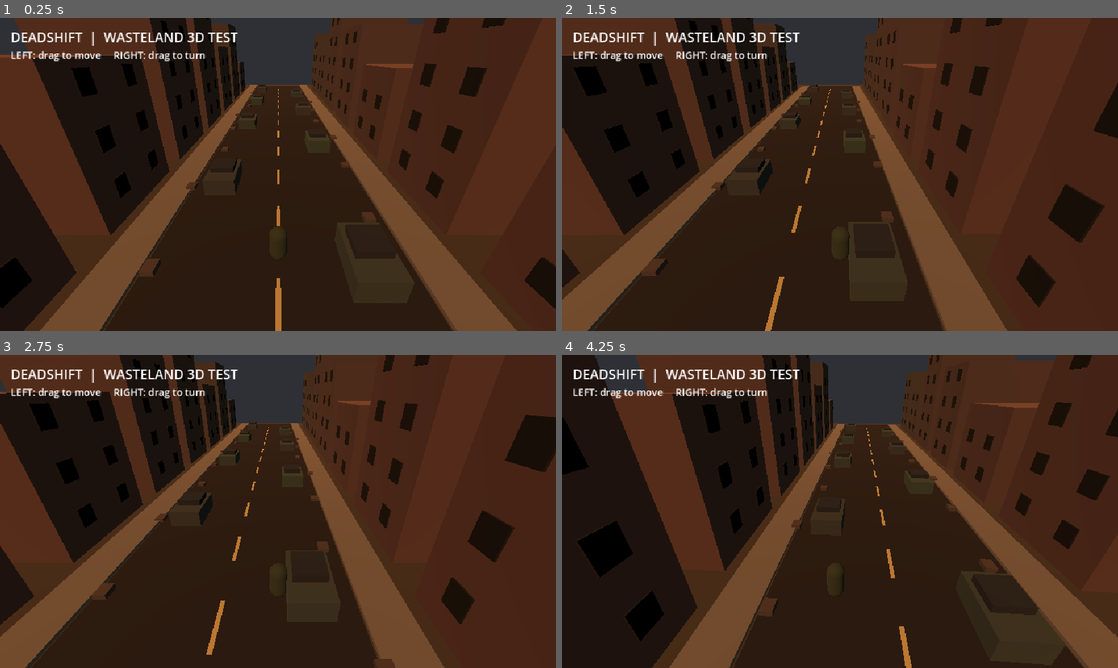
Above: before the commit, frames 1-4 (two rows, left to right).
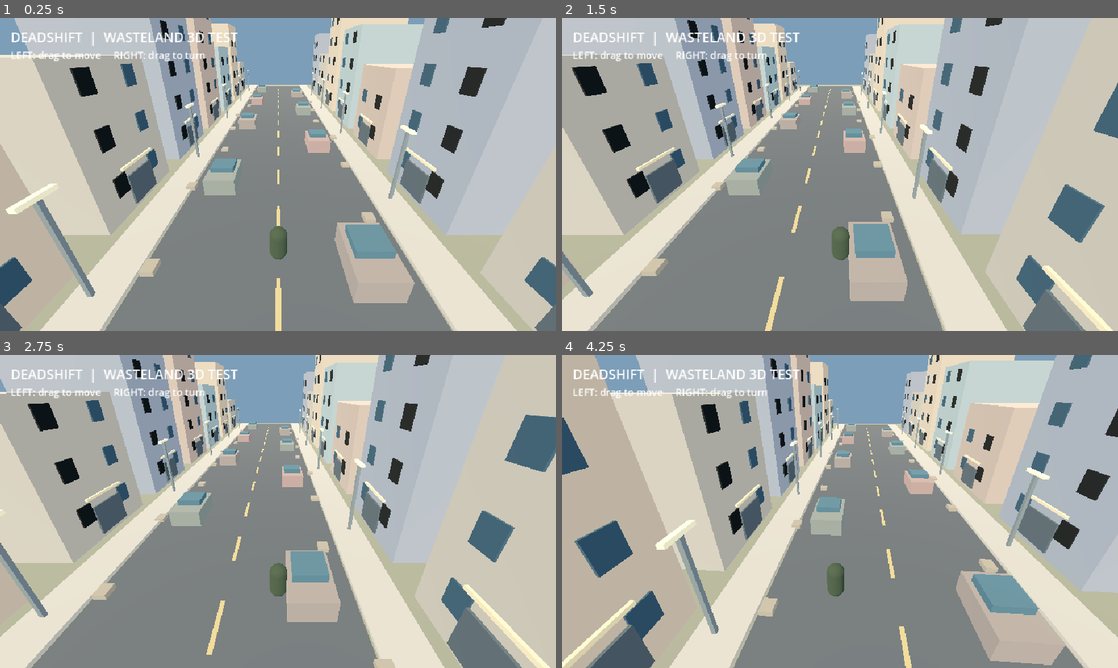
Above: after the commit, the same moments.

Repository: dennypag02/deadshift
Game: Godot game, scene res://main.tscn
The game is run twice, just before and just after one commit, with the same random seed, the same clock (stepped at 60 frames per second) and the same inputs.
Inputs (mouse positions are in pixels of both pictures, inside the frame that each line leads up to):
- Up to frame 1 (0.25 s): no input
- Up to frame 2 (1.5 s): move the mouse to (962, 158) at 0.52 s; hold Right (ui_right) 0.53-1.25 s; click (962, 158) at 0.67 s; drag from (728, 190) to (812, 237) at 1.27 s
- Up to frame 3 (2.75 s): move the mouse to (333, 442) at 2.02 s; hold Right (ui_right) from 2.03 s (still down)
- Up to frame 4 (4.25 s): release Right (ui_right) at 2.75 s; drag from (812, 574) to (673, 464) at 2.77 s; move the mouse to (1006, 558) at 3.52 s; hold Left (ui_left) from 3.53 s (still down)

The runs differ from the first frame. In frame 1, 99% of the frame differs, in the area x 0-100%, y 0-100%; in frame 2, 99%; in frame 3, 99%; in frame 4, 99%.

Commit message:
Brighten 3D city and add facade variation storefronts and streetlights

Diff:
--- a/godot3d/wasteland.gd
+++ b/godot3d/wasteland.gd
@@ -39,41 +39,50 @@
     var env := WorldEnvironment.new()
     var e := Environment.new()
     e.background_mode = Environment.BG_COLOR
-    e.background_color = Color(0.18, 0.19, 0.21)
+    e.background_color = Color(0.49, 0.62, 0.72)
     e.ambient_light_source = Environment.AMBIENT_SOURCE_COLOR
-    e.ambient_light_color = Color(0.47, 0.45, 0.42)
-    e.ambient_light_energy = 0.65
+    e.ambient_light_color = Color(0.85, 0.88, 0.92)
+    e.ambient_light_energy = 1.2
     e.tonemap_mode = Environment.TONE_MAPPER_FILMIC
     env.environment = e
     add_child(env)
     var sun := DirectionalLight3D.new()
     sun.rotation_degrees = Vector3(-48, -28, 0)
-    sun.light_color = Color(1.0, 0.67, 0.43)
-    sun.light_energy = 0.9
+    sun.light_color = Color(1.0, 0.94, 0.82)
+    sun.light_energy = 1.55
     add_child(sun)
-    _box(Vector3(0, -0.35, 0), Vector3(110, 0.5, 110), Color(0.22, 0.21, 0.18))
-    _box(Vector3(0, -0.07, 0), Vector3(13, 0.08, 105), Color(0.115, 0.12, 0.125), false)
+    _box(Vector3(0, -0.35, 0), Vector3(110, 0.5, 110), Color(0.42, 0.43, 0.37))
+    _box(Vector3(0, -0.07, 0), Vector3(13, 0.08, 105), Color(0.25, 0.27, 0.29), false)
     for side in [-1, 1]:
-        _box(Vector3(side * 7.7, 0, 0), Vector3(2.2, 0.18, 105), Color(0.37, 0.36, 0.33))
+        _box(Vector3(side * 7.7, 0, 0), Vector3(2.2, 0.18, 105), Color(0.61, 0.59, 0.54))
         for i in range(9):
             var z := -42.0 + i * 10.5
             var h := 7.0 + float((i * 7 + (side + 1) * 3) % 11)
-            _box(Vector3(side * 14.5, h / 2.0, z), Vector3(10, h, 8), Color(0.24 + i * 0.012, 0.235, 0.22))
+            var facade_colors := [Color(0.57, 0.55, 0.50), Color(0.66, 0.59, 0.50), Color(0.49, 0.56, 0.56), Color(0.59, 0.52, 0.47), Color(0.46, 0.49, 0.53)]
+            var facade: Color = facade_colors[(i + (side + 1) * 2) % facade_colors.size()]
+            _box(Vector3(side * 14.5, h / 2.0, z), Vector3(10, h, 8), facade)
             for floor_idx in range(int(h / 3.0)):
                 var front: float = float(side) * 9.43
-                _box(Vector3(front, 2.1 + floor_idx * 2.9, z - 1.9), Vector3(0.08, 1.25, 1.1), Color(0.065, 0.085, 0.09), false)
+                _box(Vector3(front, 2.1 + floor_idx * 2.9, z - 1.9), Vector3(0.08, 1.25, 1.1), Color(0.16, 0.25, 0.30), false)
                 _box(Vector3(front, 2.1 + floor_idx * 2.9, z + 1.9), Vector3(0.08, 1.25, 1.1), Color(0.065, 0.085, 0.09), false)
+            _box(Vector3(side * 9.35, 1.35, z), Vector3(0.12, 2.0, 2.7), Color(0.24, 0.28, 0.30), false)
+            _box(Vector3(side * 9.29, 3.0, z), Vector3(0.16, 0.16, 3.4), Color(0.80, 0.72, 0.54), false)
     for i in range(16):
         var z := -43.0 + i * 5.6
         _box(Vector3(0, 0.015, z), Vector3(0.22, 0.025, 2.6), Color(0.65, 0.56, 0.36), false)
     for i in range(11):
         var z := -40.0 + i * 8.1
         var side := -1 if i % 2 == 0 else 1
-        _box(Vector3(side * 4.2, 0.65, z), Vector3(2.2, 1.2, 3.6), Color(0.19, 0.22 + 0.02 * (i % 3), 0.22))
-        _box(Vector3(side * 4.2, 1.42, z - 0.3), Vector3(1.7, 0.42, 1.8), Color(0.12, 0.15, 0.17), false)
+        _box(Vector3(side * 4.2, 0.65, z), Vector3(2.2, 1.2, 3.6), Color(0.39 + 0.06 * (i % 3), 0.42, 0.40))
+        _box(Vector3(side * 4.2, 1.42, z - 0.3), Vector3(1.7, 0.42, 1.8), Color(0.22, 0.33, 0.38), false)
+    for i in range(12):
+        var side: float = -1.0 if i % 2 == 0 else 1.0
+        var z: float = -41.0 + i * 7.4
+        _box(Vector3(side * 7.9, 2.5, z), Vector3(0.20, 5.0, 0.20), Color(0.35, 0.39, 0.40), false)
+        _box(Vector3(side * 7.9, 5.0, z), Vector3(0.25, 0.18, 1.5), Color(0.89, 0.84, 0.65), false)
     for i in range(24):
         var side := -1 if i % 2 == 0 else 1
-        _box(Vector3(side * (5.6 + (i % 3) * 0.5), 0.12, -44 + i * 3.8), Vector3(0.65, 0.28, 0.8), Color(0.25, 0.23, 0.21))
+        _box(Vector3(side * (5.6 + (i % 3) * 0.5), 0.12, -44 + i * 3.8), Vector3(0.65, 0.28, 0.8), Color(0.50, 0.47, 0.41))
 
 func _build_player() -> void:
     survivor = CharacterBody3D.new()
